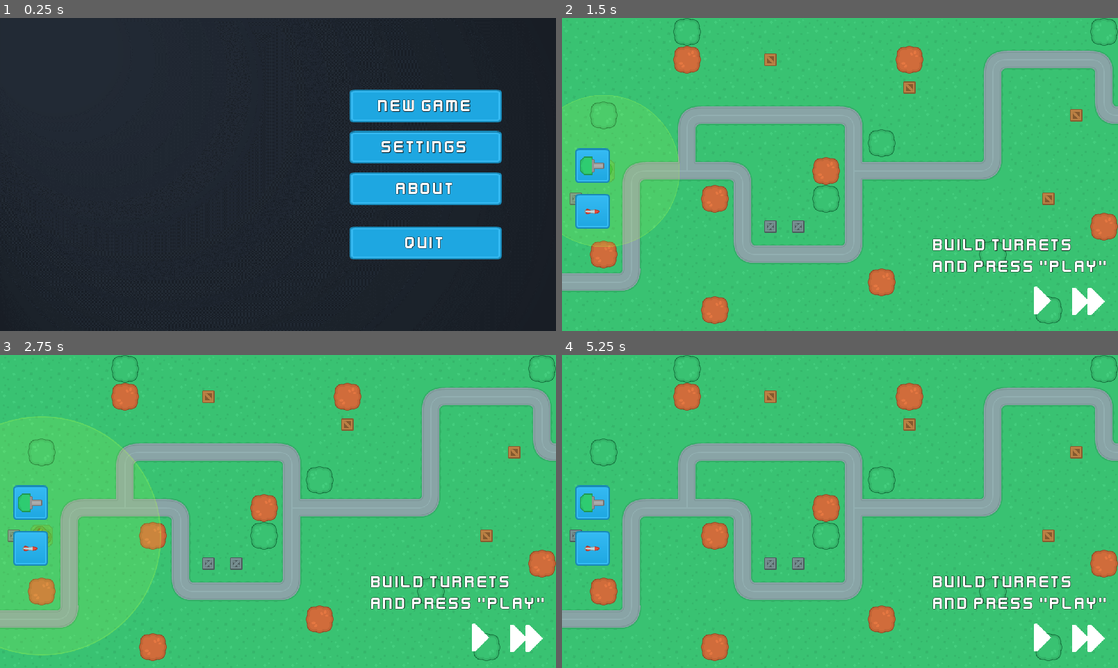
Above: before the commit, frames 1-4 (two rows, left to right).
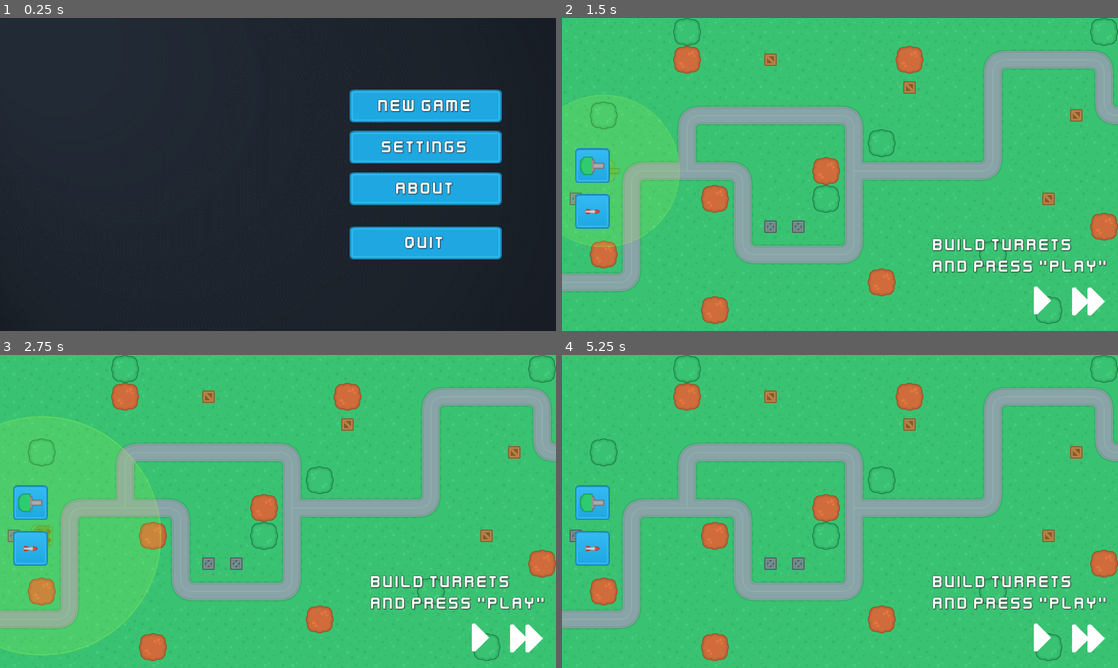
Above: after the commit, the same moments.

Repository: xEdelweiss/TowerDefence
Game: Godot game, scene res://scene_handler.tscn
The game is run twice, just before and just after one commit, with the same random seed, the same clock (stepped at 60 frames per second) and the same inputs.
Inputs (mouse positions are in pixels of both pictures, inside the frame that each line leads up to):
- Up to frame 1 (0.25 s): no input
- Up to frame 2 (1.5 s): click "New Game" at 0.5 s; click (589, 165) at 1.25 s
- Up to frame 3 (2.75 s): click (27, 549) at 2 s
- Up to frame 4 (5.25 s): click (1090, 636) at 2.75 s; click (589, 502) at 3.5 s; click (589, 549) at 4.25 s; click (1090, 636) at 5 s

The runs differ from the first frame. In frame 1, 0.8% of the frame differs, in the area x 62-91%, y 23-78%; in frame 2, 1.7%, in the area x 0-100%, y 0-98%; in frame 3, 1.7%; in frame 4, 1.7%.

Commit message:
Реалізував поворот турелі в сторону ворога

Diff:
--- a/Scenes/MainScenes/game_scene.gd
+++ b/Scenes/MainScenes/game_scene.gd
@@ -71,7 +71,9 @@
 	if build_valid:
 		# todo: check if user has enough cash
 		var new_tower = (load("res://Scenes/Turrets/" + build_type.to_snake_case() + ".tscn") as PackedScene).instantiate() as Node2D
+		new_tower.built = true
 		new_tower.position = build_location
+		new_tower.set_meta("turret_type", new_tower.name)
 		map_node.get_node("Turrets").add_child(new_tower, true)
 
 		var tower_exclusion = map_node.get_node("TowerExclusion") as TileMap
--- a/Scenes/Turrets/turrets.gd
+++ b/Scenes/Turrets/turrets.gd
@@ -1,10 +1,73 @@
 extends Node2D
+
+const TURRET_TYPE_KEY = "turret_type"
 
 @onready var turret = $Turret as Node2D
 
+var range_scene = preload("res://Scenes/range.tscn")
+var enemy_array = []
+var target_enemy = null
+var built = false
+
+func _ready():
+	setup_range()
+
+func setup_range():
+	if not has_meta(TURRET_TYPE_KEY):
+		return
+
+	var turret_type = get_meta(TURRET_TYPE_KEY)
+
+	if not GameData.tower_data.has(turret_type) or not GameData.tower_data[turret_type].range:
+		return
+
+	var range_node = range_scene.instantiate() as Area2D
+	range_node.body_entered.connect(_on_range_body_entered)
+	range_node.body_exited.connect(_on_range_body_exited)
+	range_node.get_node("CollisionShape2D").shape.radius = GameData.tower_data[turret_type].range / 2
+	add_child(range_node)
+
 func _physics_process(delta):
+	select_enemy()
 	turn()
 
+func select_enemy():
+	if enemy_array.size() == 0 or built == false:
+		target_enemy = null
+		return
+
+	target_enemy = _get_enemy_by_progress()
+
+func _get_enemy_by_progress():
+	var furthest = null
+	for enemy in enemy_array:
+		if furthest == null:
+			furthest = enemy
+		else:
+			if (enemy as PathFollow2D).progress > (furthest as PathFollow2D).progress:
+				furthest = enemy
+	return furthest
+
+func _get_closest_enemy():
+	var closest = null
+	for enemy in enemy_array:
+		if closest == null:
+			closest = enemy
+		else:
+			if position.distance_to(enemy.position) < position.distance_to(closest.position):
+				closest = enemy
+	return closest
+
 func turn():
-	var enemy_position = get_global_mouse_position()
-	turret.look_at(enemy_position)
+	if target_enemy:
+		# var enemy_position = get_global_mouse_position()
+		var enemy_position = target_enemy.position
+		turret.look_at(enemy_position)
+
+func _on_range_body_entered(body: Node2D):
+	enemy_array.append(body.get_parent())
+	print(enemy_array)
+
+func _on_range_body_exited(body: Node2D):
+	enemy_array.erase(body.get_parent())
+	print(enemy_array)
--- /dev/null
+++ b/Scenes/range.tscn
@@ -0,0 +1,10 @@
+[gd_scene load_steps=2 format=3 uid="uid://e04t1gk32lky"]
+
+[sub_resource type="CircleShape2D" id="CircleShape2D_dvn0i"]
+resource_local_to_scene = true
+radius = 100.0
+
+[node name="Range" type="Area2D"]
+
+[node name="CollisionShape2D" type="CollisionShape2D" parent="."]
+shape = SubResource("CircleShape2D_dvn0i")
--- a/project.godot
+++ b/project.godot
@@ -46,4 +46,3 @@
 [rendering]
 
 renderer/rendering_method="mobile"
-textures/canvas_textures/default_texture_filter=0
